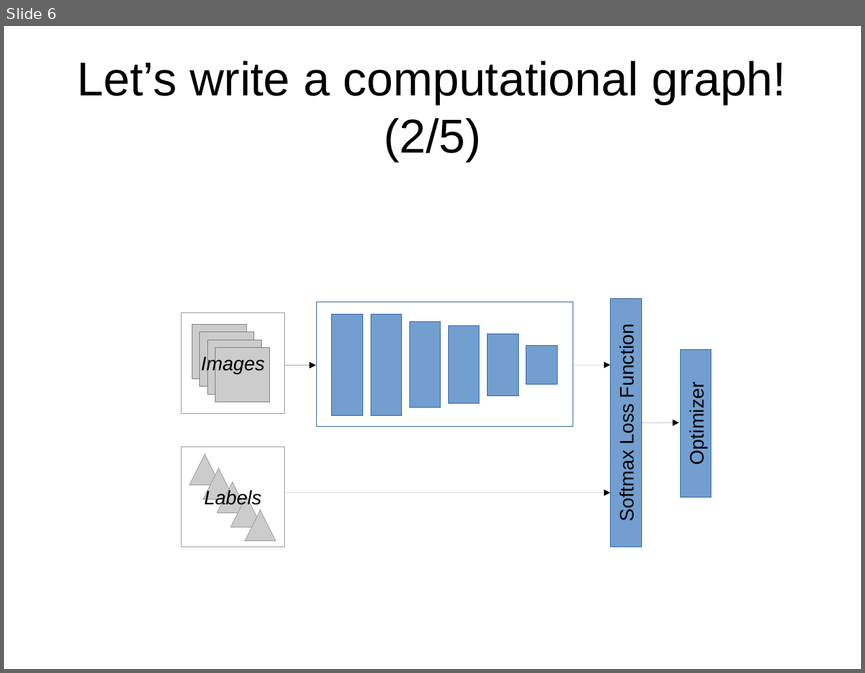
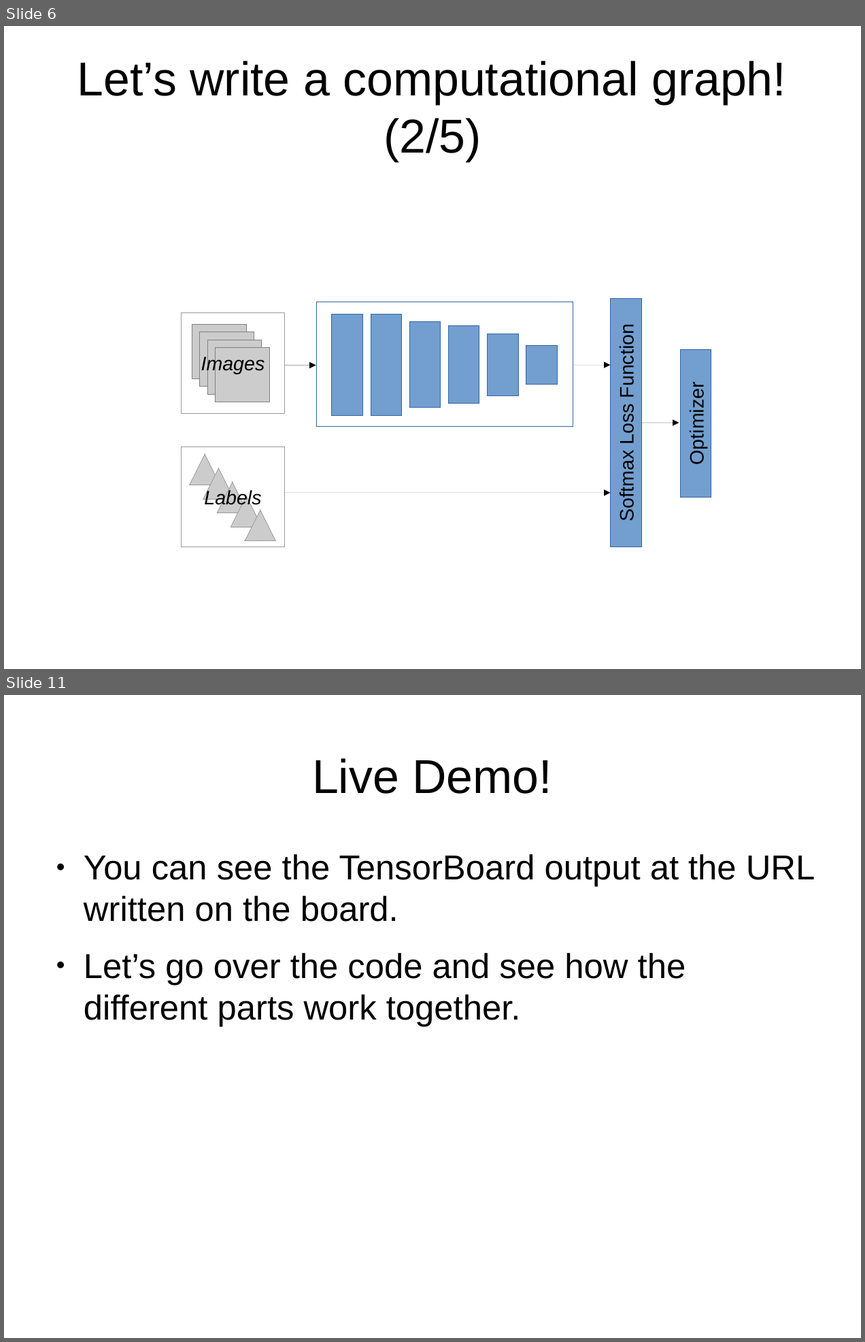
Before and after one commit to gauravmm/DL2.0-Accelerated-Introduction-to-Deep-Learning, a slide deck: intro_to_tensorflow/tf.odp. Shown one above the other, each under a label of ours: slide 6 before the commit, slides 6 and 11 after it; the slides between them are not shown. The pictures are 865x673 and 865x1342 pixels, drawn with LibreOffice and Linux fonts; fonts in the diff are those of the drawing. Boxes give left, top, right and bottom in pixels: in the first picture for what was removed or moved away, otherwise in the second. Text is boxed around its words. In the diff, an @@ line names an element or a change of style, - is before the commit and + after.

```diff
--- a/intro_to_tensorflow/tf.odp
+++ b/intro_to_tensorflow/tf.odp
@@ slide 11 added at bbox=[4, 695, 861, 1338], background #FFFFFF @@
@@ title added at bbox=[312, 758, 553, 794], 44 pt, text #000000 @@
+Live Demo!
@@ text added at bbox=[84, 854, 815, 1026], 32 pt, text #000000 @@
+● You can see the TensorBoard output at the URL written on the board.
+● Let’s go over the code and see how the different parts work together.
```
Also in this commit, not shown: 2 slides changed, 2 other slides added, 1 other file.
